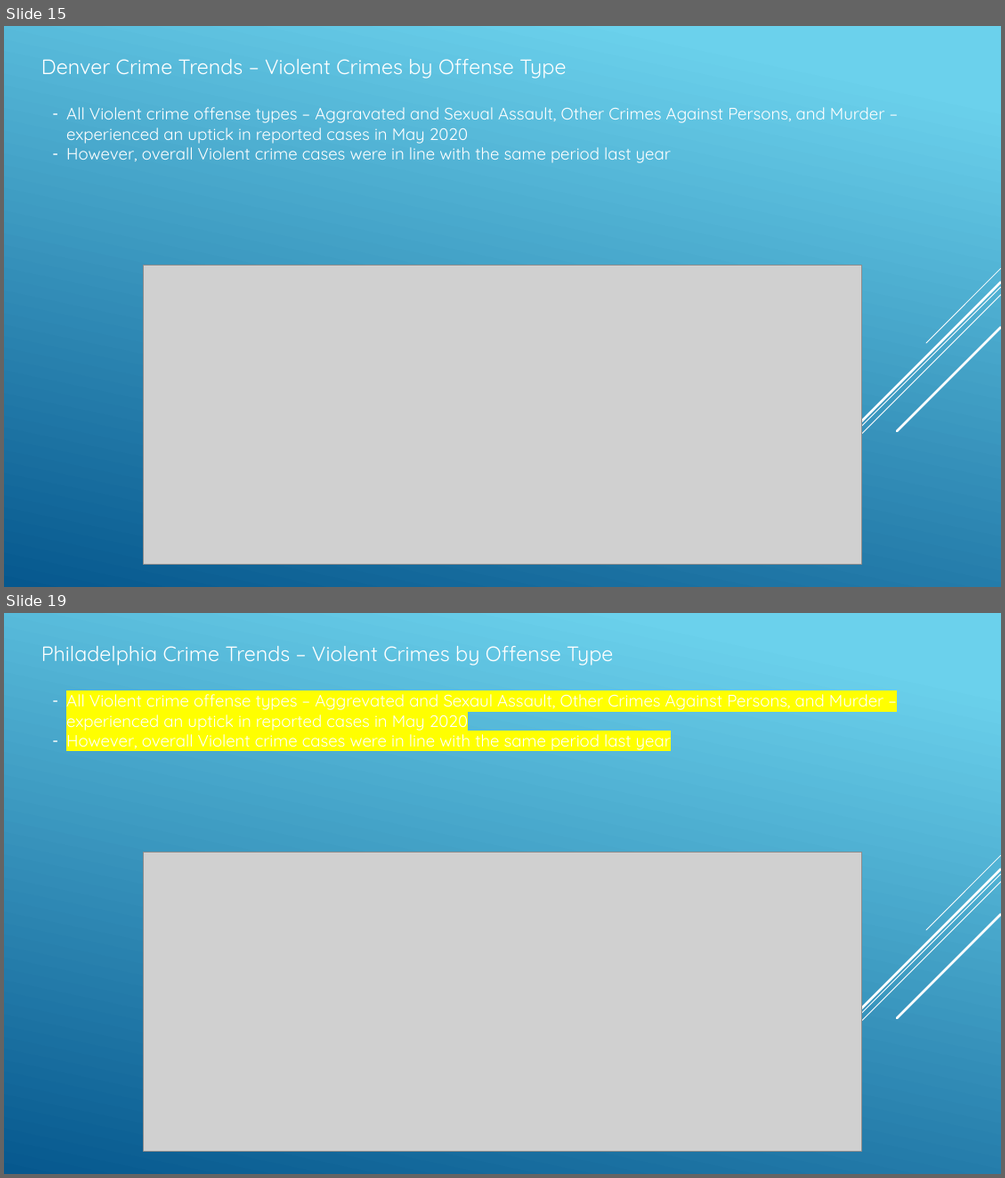
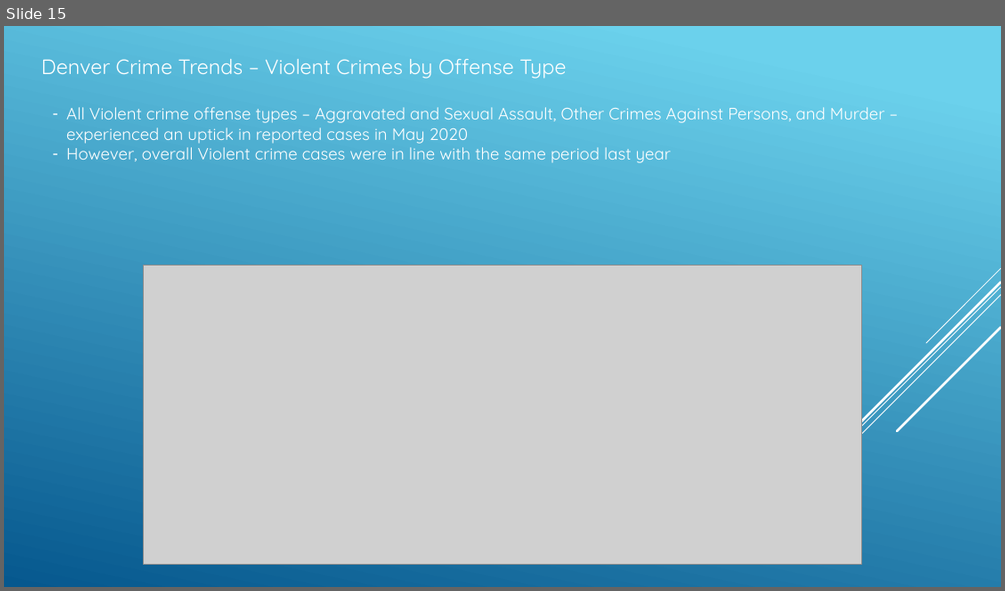
Before and after one commit to angelabanko/Project_1, a slide deck: Draft Presentation_v1.pptx. Shown one above the other, each under a label of ours: slides 15 and 19 before the commit, slide 15 after it; the slides between them are not shown. The pictures are 1005x1178 and 1005x591 pixels, drawn with LibreOffice and Linux fonts; fonts in the diff are those of the drawing; grey boxes stand for pictures. Boxes give left, top, right and bottom in pixels: in the first picture for what was removed or moved away, otherwise in the second. Text is boxed around its words. In the diff, an @@ line names an element or a change of style, - is before the commit and + after.

```diff
--- a/Draft Presentation_v1.pptx
+++ b/Draft Presentation_v1.pptx
@@ slide 19 removed at (x1=4, y1=613, x2=1001, y2=1174), background gradient #6ED2EB to #06588E; not listed: 5 template elements that a slide beside it also shows @@
@@ text removed at (x1=41, y1=646, x2=613, y2=666) @@
-Philadelphia Crime Trends – Violent Crimes by Offense Type
@@ text removed at (x1=66, y1=690, x2=883, y2=753) @@
-– All Violent crime offense types – Aggrevated and Sexaul Assault, Other Crimes Against Persons, and Murder – experienced an uptick in reported cases in May 2020
-– However, overall Violent crime cases were in line with the same period last year
@@ picture removed at (x1=144, y1=852, x2=862, y2=1151) @@
```
Also in this commit, not shown: 6 slides changed, 3 slides added, 3 other slides removed, 5 other files.
